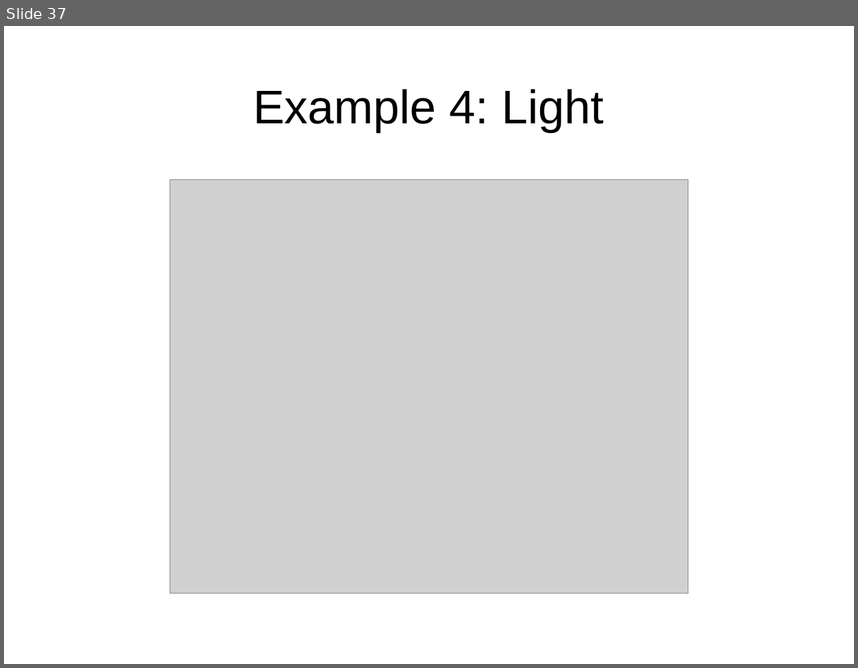
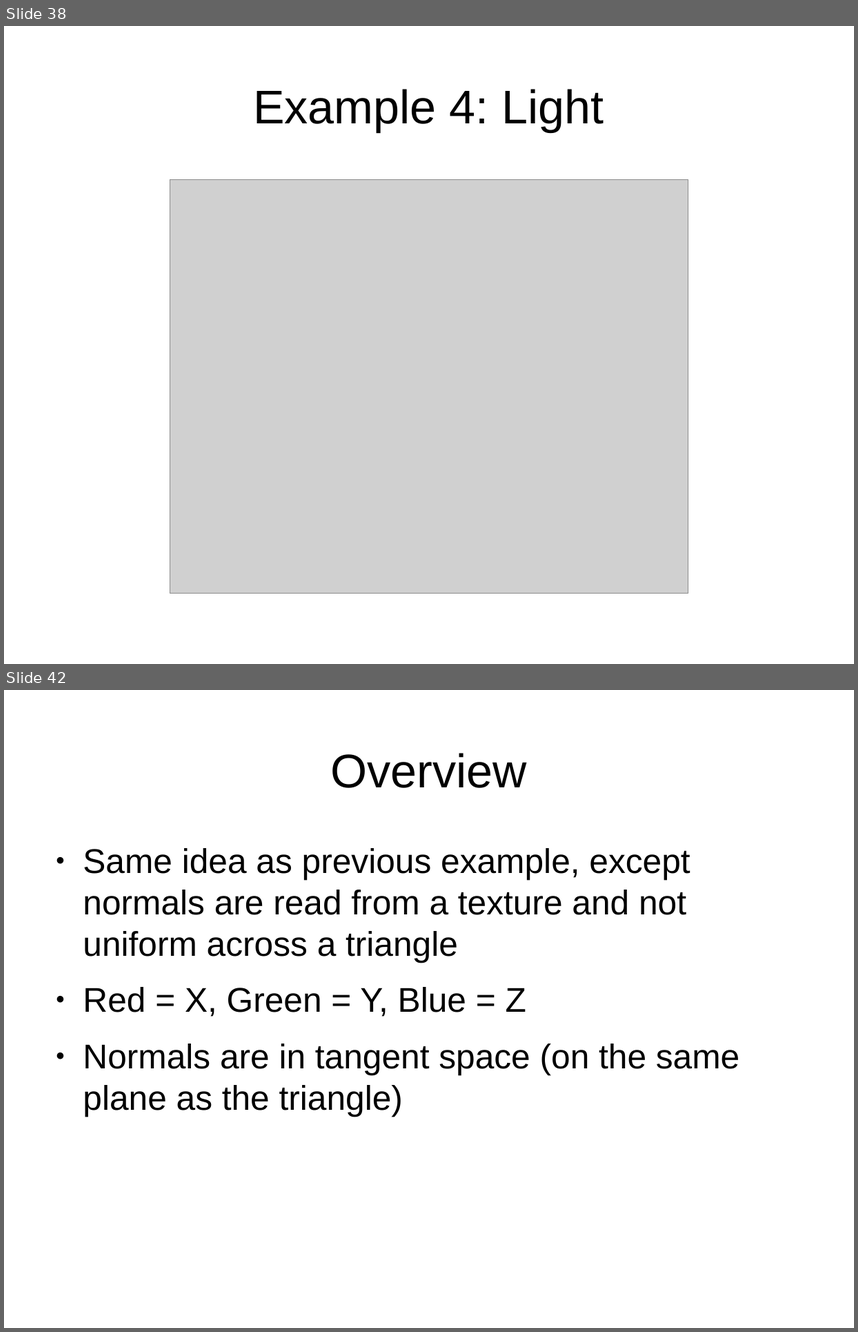
Before and after one commit to jayschwa/3d-opengl-presentation, a slide deck: Slides.odp. Shown one above the other, each under a label of ours: slide 37 before the commit, slides 38 and 42 after it; the slides between them are not shown. The pictures are 858x668 and 858x1332 pixels, drawn with LibreOffice and Linux fonts; fonts in the diff are those of the drawing; grey boxes stand for pictures. Boxes give left, top, right and bottom in pixels: in the first picture for what was removed or moved away, otherwise in the second. Text is boxed around its words. In the diff, an @@ line names an element or a change of style, - is before the commit and + after.

```diff
--- a/Slides.odp
+++ b/Slides.odp
@@ slide 42 added at (4, 690, 854, 1328), background #FFFFFF @@
@@ title added at (330, 753, 526, 788), 44 pt, text #000000 @@
+Overview
@@ text added at (83, 848, 740, 1116), 32 pt, text #000000 @@
+● Same idea as previous example, except normals are read from a texture and not uniform across a triangle
+● Red = X, Green = Y, Blue = Z
+● Normals are in tangent space (on the same plane as the triangle)
@@ what was slide 37 is now slide 38 @@
```
Also in this commit, not shown: 5 other slides added.
